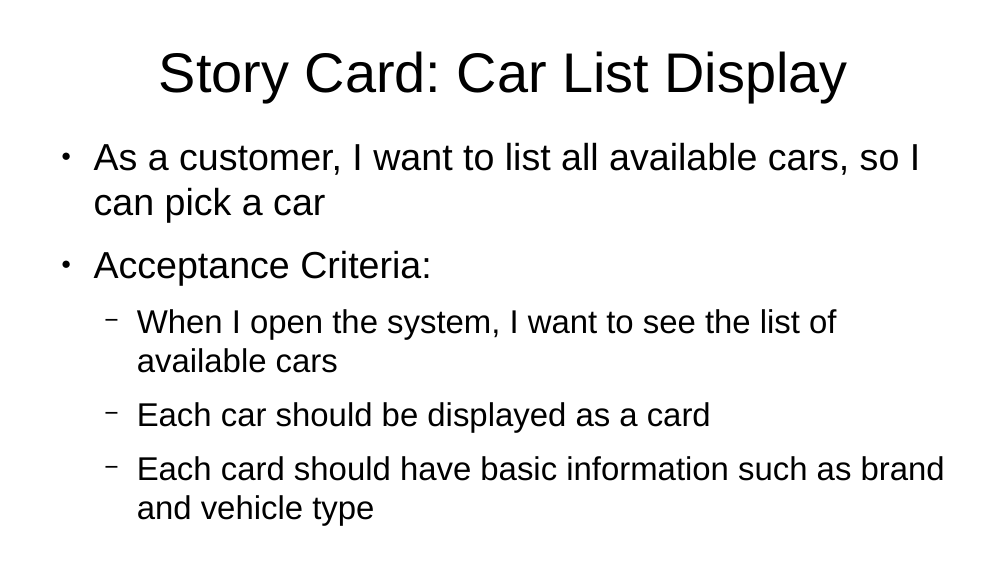
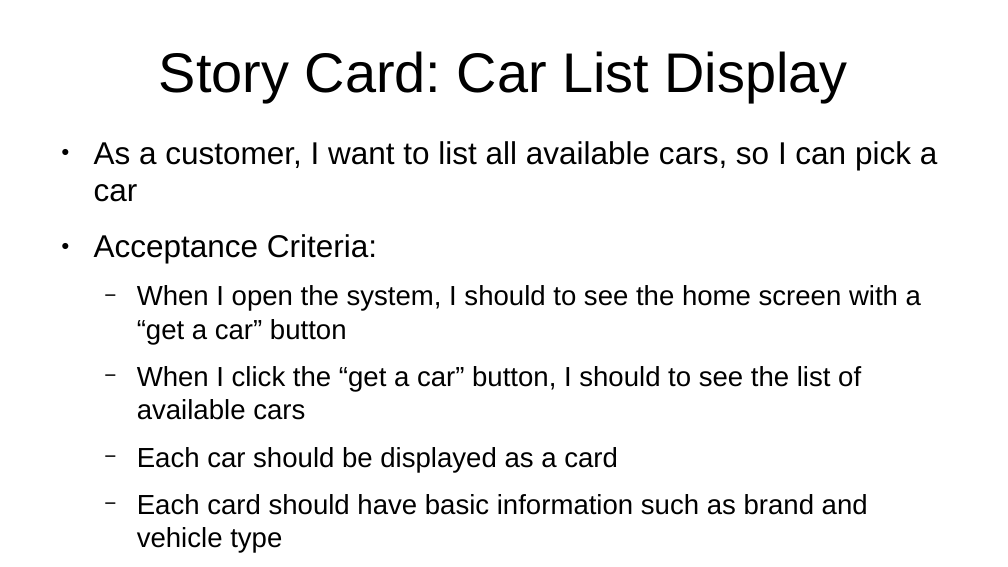
Before and after one commit to al8111/Java-UML-SWT, a slide deck: slide 7 of presentation.odp. Drawn at 1008x567 pixels with LibreOffice and Linux fonts; fonts in the diff are those of the drawing. Boxes give left, top, right and bottom in pixels: in the first picture for what was removed or moved away, otherwise in the second. Text is boxed around its words. In the diff, an @@ line names an element or a change of style, - is before the commit and + after.

Commit message:
doc: updated the user story to include the home screen

```diff
--- a/presentation.odp
+++ b/presentation.odp
@@ text at <box>94,141,938,553</box>: size 29.6 to 24.8 pt in "As a customer, I want to list ...", "Acceptance Criteria:"; size 25.9 to 21.7 pt in "Each car should be displayed as a ...", "Each card should have basic information such ..." @@
@@ text at <box>137,285,921,420</box>: text changed; size 25.9 to 21.7 pt @@
-  − When I open the system, I want to see the list of available cars
+  − When I open the system, I should to see the home screen with a “get a car” button
+  − When I click the “get a car” button, I should to see the list of available cars
```
